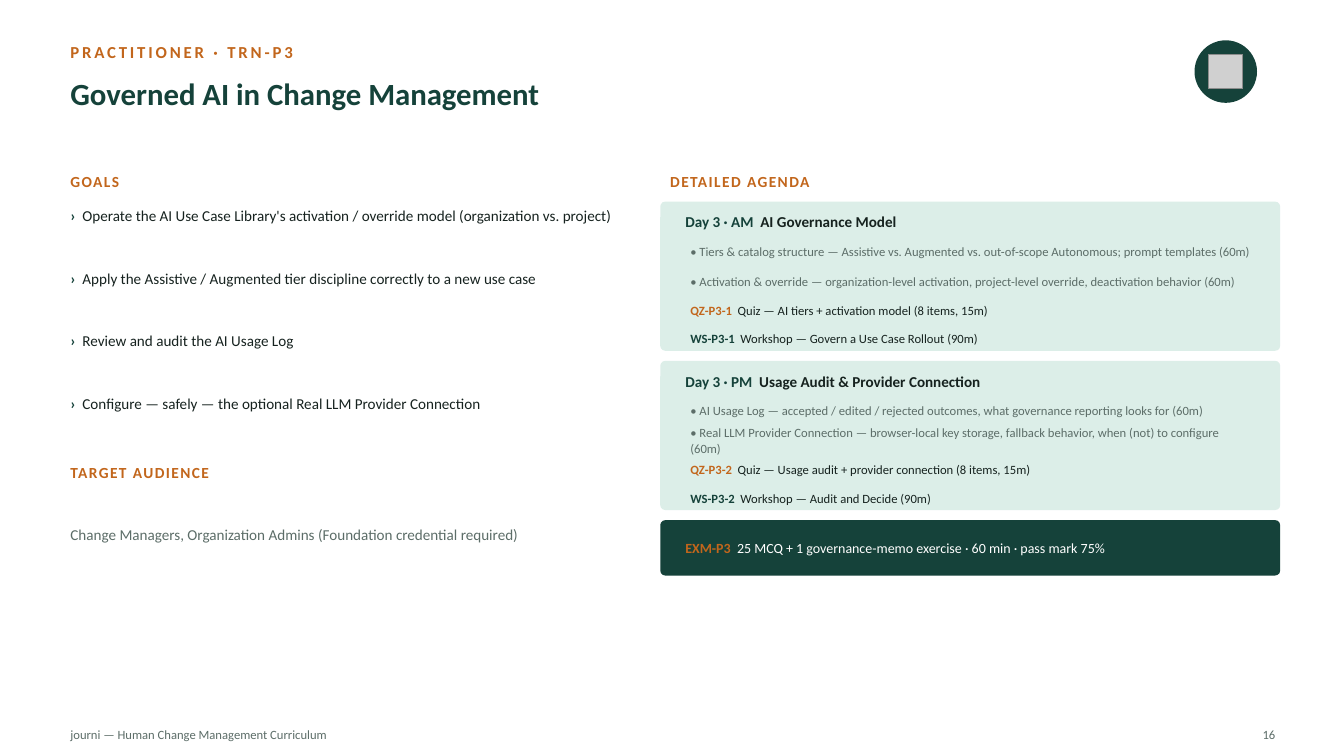
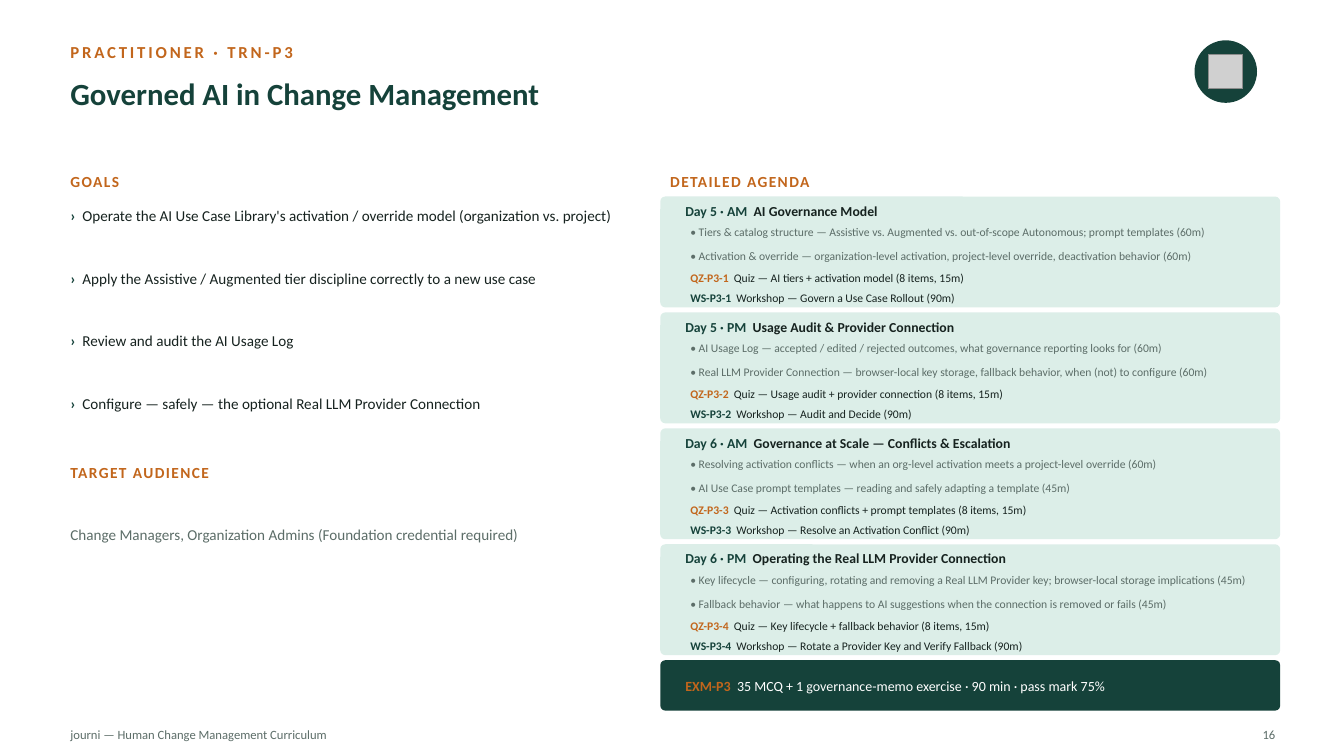
Before and after one commit to mbenhima/scm-process-register, a slide deck: slide 17 of deliverables/journi_Curriculum_HCM.pptx. Drawn at 1344x756 pixels with LibreOffice and Linux fonts; fonts in the diff are those of the drawing; grey boxes stand for pictures. Boxes give left, top, right and bottom in pixels: in the first picture for what was removed or moved away, otherwise in the second. Text is boxed around its words. In the diff, an @@ line names an element or a change of style, - is before the commit and + after.

```diff
--- a/deliverables/journi_Curriculum_HCM.pptx
+++ b/deliverables/journi_Curriculum_HCM.pptx
@@ rounded rectangle: place and size @@
-rounded rectangle at bbox=[660, 202, 1280, 351]
+rounded rectangle at bbox=[660, 197, 1280, 308]
@@ rounded rectangle at bbox=[660, 197, 1280, 308]: proportions changed @@
@@ text at bbox=[685, 206, 877, 218]: text changed; size 10.8 to 9.8 pt @@
-Day 3 · AM AI Governance Model
+Day 5 · AM AI Governance Model
@@ text "• Tiers & catalog structure ...": place and size @@
-text "• Tiers & catalog structure ..." at bbox=[699, 247, 1249, 258]
+text "• Tiers & catalog structure ..." at bbox=[699, 228, 1205, 238]
@@ text "• Activation & override — ...": place and size @@
-text "• Activation & override — ..." at bbox=[699, 277, 1234, 288]
+text "• Activation & override — ..." at bbox=[699, 252, 1191, 262]
@@ text "QZ-P3-1 Quiz — AI tiers ...": place and size @@
-text "QZ-P3-1 Quiz — AI tiers ..." at bbox=[690, 306, 988, 317]
+text "QZ-P3-1 Quiz — AI tiers ..." at bbox=[690, 273, 964, 284]
@@ text "WS-P3-1 Workshop — Govern a ...": place and size @@
-text "WS-P3-1 Workshop — Govern a ..." at bbox=[690, 334, 978, 345]
+text "WS-P3-1 Workshop — Govern a ..." at bbox=[690, 294, 955, 304]
@@ rounded rectangle at bbox=[660, 313, 1280, 423]: proportions changed @@
@@ rounded rectangle: place and size @@
-rounded rectangle at bbox=[660, 361, 1280, 510]
+rounded rectangle at bbox=[660, 313, 1280, 423]
@@ text at bbox=[685, 322, 954, 335]: text changed; size 10.8 to 9.8 pt @@
-Day 3 · PM Usage Audit & Provider Connection
+Day 5 · PM Usage Audit & Provider Connection
@@ text "• AI Usage Log — ...": place and size @@
-text "• AI Usage Log — ..." at bbox=[699, 406, 1202, 417]
+text "• AI Usage Log — ..." at bbox=[699, 344, 1162, 354]
@@ text "• Real LLM Provider Connection ...": place and size @@
-text "• Real LLM Provider Connection ..." at bbox=[690, 428, 1219, 455]
+text "• Real LLM Provider Connection ..." at bbox=[699, 368, 1207, 378]
@@ text "QZ-P3-2 Quiz — Usage audit ...": place and size @@
-text "QZ-P3-2 Quiz — Usage audit ..." at bbox=[690, 465, 1030, 476]
+text "QZ-P3-2 Quiz — Usage audit ..." at bbox=[690, 389, 1003, 400]
@@ size 9 to 8.3 pt in 8 elements at bbox=[699, 228, 1205, 238], bbox=[699, 252, 1191, 262], bbox=[690, 273, 964, 284], bbox=[690, 294, 955, 304], bbox=[699, 344, 1162, 354], bbox=[699, 368, 1207, 378], bbox=[690, 389, 1003, 400], bbox=[690, 410, 912, 420] @@
@@ text "WS-P3-2 Workshop — Audit and ...": place and size @@
-text "WS-P3-2 Workshop — Audit and ..." at bbox=[690, 494, 930, 505]
+text "WS-P3-2 Workshop — Audit and ..." at bbox=[690, 410, 912, 420]
@@ rounded rectangle: place and size @@
-rounded rectangle at bbox=[660, 520, 1280, 576]
+rounded rectangle at bbox=[660, 429, 1280, 539]
@@ rounded rectangle at bbox=[660, 429, 1280, 539]: fill #15423A to #DCEEE8; proportions changed @@
@@ text added at bbox=[685, 438, 1011, 450], 9.8 pt, text #16221F, bold @@
+Day 6 · AM Governance at Scale — Conflicts & Escalation
@@ text added at bbox=[699, 460, 1156, 470], 8.3 pt, text #5C6D68 @@
+• Resolving activation conflicts — when an org-level activation meets a project-level override (60m)
@@ text added at bbox=[690, 505, 1027, 516], 8.3 pt, text #16221F @@
+QZ-P3-3 Quiz — Activation conflicts + prompt templates (8 items, 15m)
@@ text added at bbox=[699, 484, 1070, 494], 8.3 pt, text #5C6D68 @@
+• AI Use Case prompt templates — reading and safely adapting a template (45m)
@@ text added at bbox=[690, 526, 970, 536], 8.3 pt, text #16221F @@
+WS-P3-3 Workshop — Resolve an Activation Conflict (90m)
@@ rounded rectangle added at bbox=[660, 544, 1280, 655], fill #DCEEE8 @@
@@ text added at bbox=[685, 553, 1006, 566], 9.8 pt, text #16221F, bold @@
+Day 6 · PM Operating the Real LLM Provider Connection
@@ text added at bbox=[699, 576, 1245, 586], 8.3 pt, text #5C6D68 @@
+• Key lifecycle — configuring, rotating and removing a Real LLM Provider key; browser-local storage implications (45m)
@@ text added at bbox=[690, 621, 990, 632], 8.3 pt, text #16221F @@
+QZ-P3-4 Quiz — Key lifecycle + fallback behavior (8 items, 15m)
@@ text added at bbox=[699, 600, 1166, 610], 8.3 pt, text #5C6D68 @@
+• Fallback behavior — what happens to AI suggestions when the connection is removed or fails (45m)
@@ text added at bbox=[690, 641, 1022, 652], 8.3 pt, text #16221F @@
+WS-P3-4 Workshop — Rotate a Provider Key and Verify Fallback (90m)
@@ rounded rectangle added at bbox=[660, 660, 1280, 711], fill #15423A @@
@@ text at bbox=[685, 681, 1105, 694]: text changed @@
-EXM-P3 25 MCQ + 1 governance-memo exercise · 60 min · pass mark 75%
+EXM-P3 35 MCQ + 1 governance-memo exercise · 90 min · pass mark 75%
```
Also in this commit, not shown: 23 other slides changed, 3 other files.
